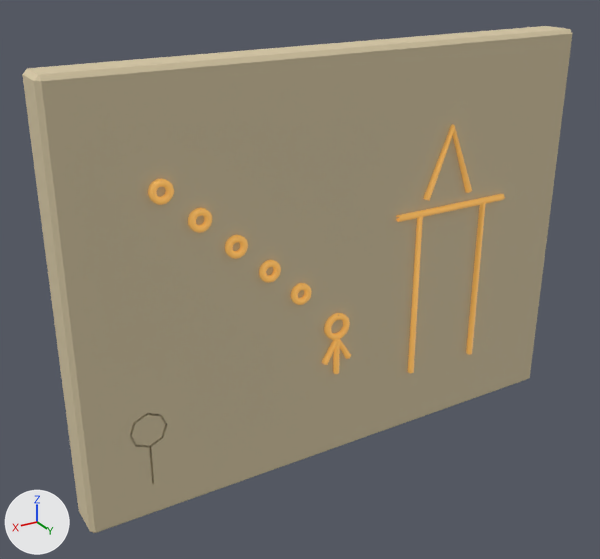
A saved change to the glTF model game/models/cave/mural_5.glb.
Both versions are drawn from a 50 mm camera at (3.08, 4.62, 3.73) aimed at (0.28, -0.04, 1.4). The lights are fixed; the arrows at lower left show +X, +Y and +Z. The older version comes first. Vertices at exactly the same position are counted once.

In view in the first picture: 'mural_5'.
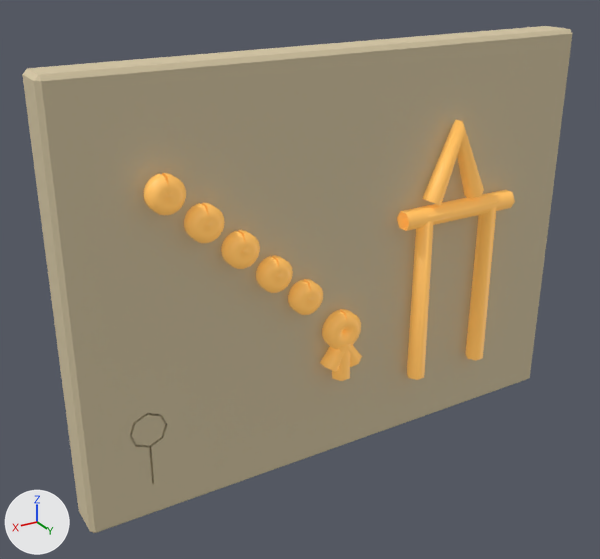
The change in detail:
me_mural_panel_005 is used by ob_mural_5; location (0.0, 0.0, 0.0).
me_mural_panel_005 had 1041 vertices, 1968 faces and spanned x -2.0..2.0, y -0.15..0.19, z 0.0..3.0.
me_mural_panel_005 now has 1050 vertices, 1968 faces and spans x -2.0..2.0, y -0.15..0.3, z 0.0..3.0.
me_mural_panel_005 part 1: the loose piece of 12 vertices spanning x -1.4..-0.4, y 0.15..0.19, z 1.78..1.82 is scaled about its middle by (1, 3, 3), then moved by (0.0, 0.06, 0.0).
me_mural_panel_005 part 2: the loose piece of 12 vertices spanning x 0.08..0.12, y 0.15..0.19, z 0.7..0.98 is scaled about its middle by (3, 3, 1), then moved by (0.0, 0.06, 0.0).
me_mural_panel_005 part 3: the loose piece of 24 vertices spanning x -1.22..-0.58, y 0.15..0.19, z 0.5..1.82 is rebuilt with 24 vertices and now spans x -1.27..-0.53, y 0.17..0.29, z 0.5..1.85.
me_mural_panel_005 part 4: the loose piece of 18 vertices spanning x -1.07..-0.63, y 0.15..0.19, z 1.89..2.42 is rebuilt with 18 vertices and now spans x -1.11..-0.59, y 0.16..0.3, z 1.88..2.46.
me_mural_panel_005 part 5: a new loose piece of 150 vertices spanning x 0.28..0.52, y 0.16..0.3, z 1.28..1.52, in mat_glyph_011.
me_mural_panel_005 part 6: a new loose piece of 150 vertices spanning x 0.52..0.76, y 0.16..0.3, z 1.5..1.74, in mat_glyph_011.
me_mural_panel_005 part 7: a new loose piece of 150 vertices spanning x 0.76..1.0, y 0.16..0.3, z 1.72..1.96, in mat_glyph_011.
me_mural_panel_005 part 8: a new loose piece of 149 vertices spanning x 1.24..1.48, y 0.16..0.3, z 2.16..2.4, in mat_glyph_011.
me_mural_panel_005 part 9: a new loose piece of 148 vertices spanning x 1.0..1.24, y 0.16..0.3, z 1.94..2.18, in mat_glyph_011.
me_mural_panel_005 part 10: 904 vertices removed from x -0.02..1.44, y 0.15..0.19, z 0.79..2.36; 166 vertices added at x -0.06..0.26, y 0.16..0.3, z 0.77..1.22.

Location of each change, [x1, y1, x2, y2] in pixels of the pictures (600 x 559 px; the box of a moved part takes in the faces that stretch with it):
part 1 of me_mural_panel_005, moved or reshaped: before [396, 194, 505, 222]; after [397, 190, 515, 231]
part 2 of me_mural_panel_005, moved or reshaped: before [333, 339, 340, 374]; after [332, 344, 351, 381]
part 3 of me_mural_panel_005, rebuilt (15% wider): before [408, 200, 486, 373]; after [407, 201, 497, 380]
part 4 of me_mural_panel_005, rebuilt (26% wider, 10% taller): before [423, 124, 472, 201]; after [422, 120, 484, 205]
part 5 of me_mural_panel_005, added (orange): after [288, 279, 323, 315]
part 6 of me_mural_panel_005, added (orange): after [256, 255, 293, 293]
part 7 of me_mural_panel_005, added (orange): after [221, 230, 260, 269]
part 8 of me_mural_panel_005, added (orange): after [144, 173, 186, 215]
part 9 of me_mural_panel_005, added (orange): after [184, 203, 224, 243]
part 10 of me_mural_panel_005, built on: before [148, 179, 351, 365]; after [320, 309, 362, 371]
